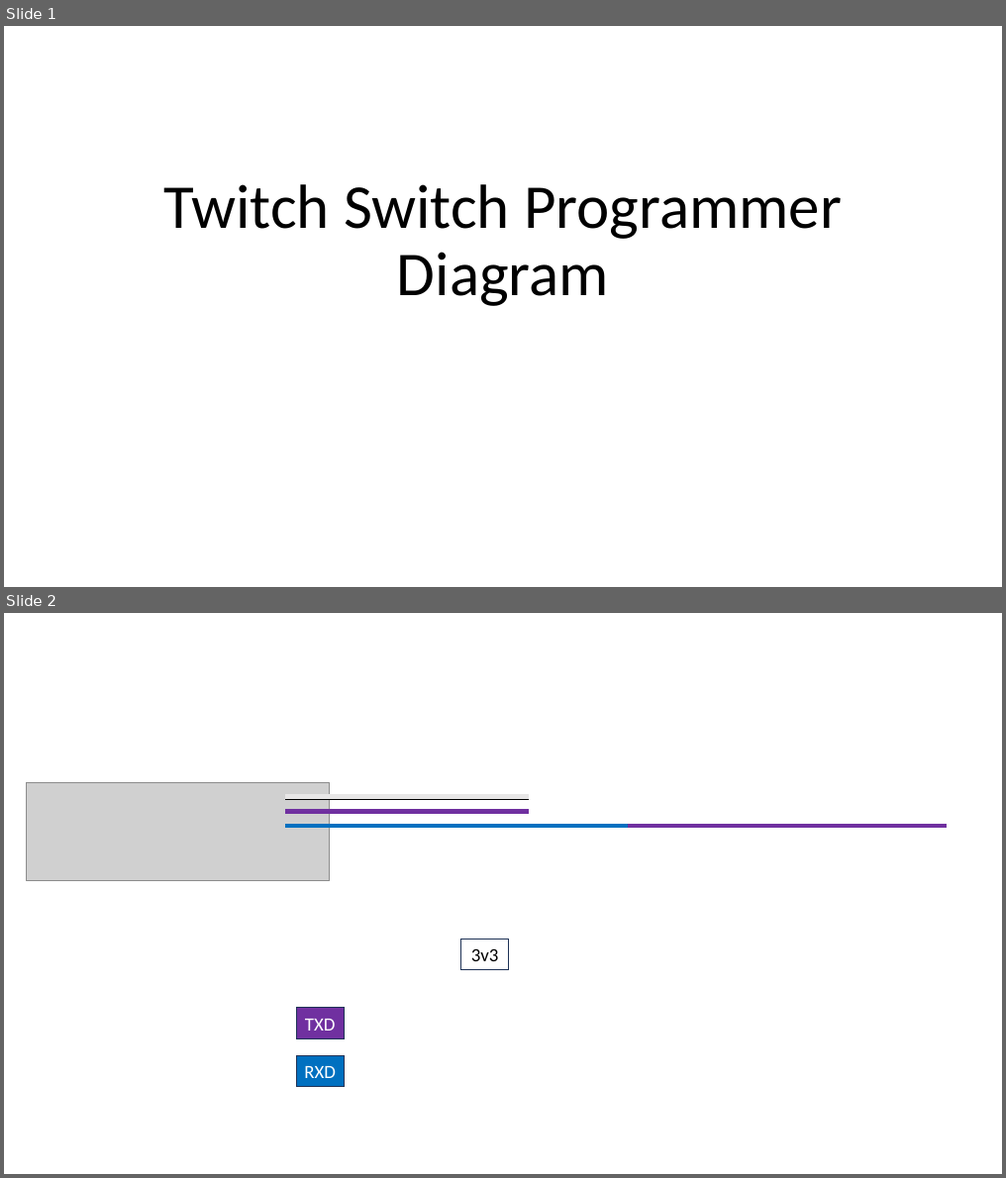
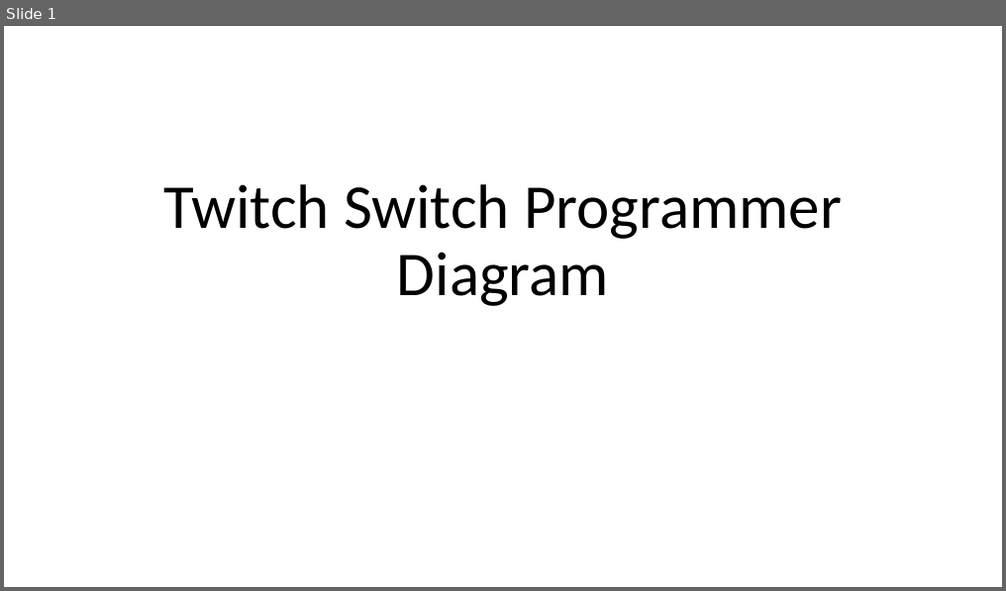
Before and after one commit to makersmakingchange/Twitch-Switch, a slide deck: Documentation/Working_Documents/Assets/Twitch Switch Programmer Diagram.pptx. Shown one above the other, each under a label of ours: slides 1 and 2 before the commit, slide 1 after it. The pictures are 1006x1178 and 1006x591 pixels, drawn with LibreOffice and Linux fonts; fonts in the diff are those of the drawing; grey boxes stand for pictures. Boxes give left, top, right and bottom in pixels: in the first picture for what was removed or moved away, otherwise in the second. Text is boxed around its words. In the diff, an @@ line names an element or a change of style, - is before the commit and + after.

```diff
--- a/Documentation/Working_Documents/Assets/Twitch Switch Programmer Diagram.pptx
+++ b/Documentation/Working_Documents/Assets/Twitch Switch Programmer Diagram.pptx
@@ slide 2 removed at <box>4,613,1002,1174</box>, background #FFFFFF @@
@@ picture removed at <box>27,782,330,881</box> @@
@@ line removed from (285, 797) to (530, 797) @@
@@ line removed from (285, 797) to (530, 797) @@
@@ line removed from (285, 811) to (530, 811) @@
@@ line removed from (285, 827) to (629, 827) @@
@@ line removed from (629, 827) to (947, 827) @@
@@ rectangle removed at <box>461,940,509,970</box> @@
-3v3
@@ rectangle removed at <box>297,1008,344,1039</box> @@
-TXD
@@ rectangle removed at <box>297,1056,344,1086</box> @@
-RXD
```
Also in this commit, not shown: 3 slides changed, 1 slide added, 4 other slides removed, 6 other files.
